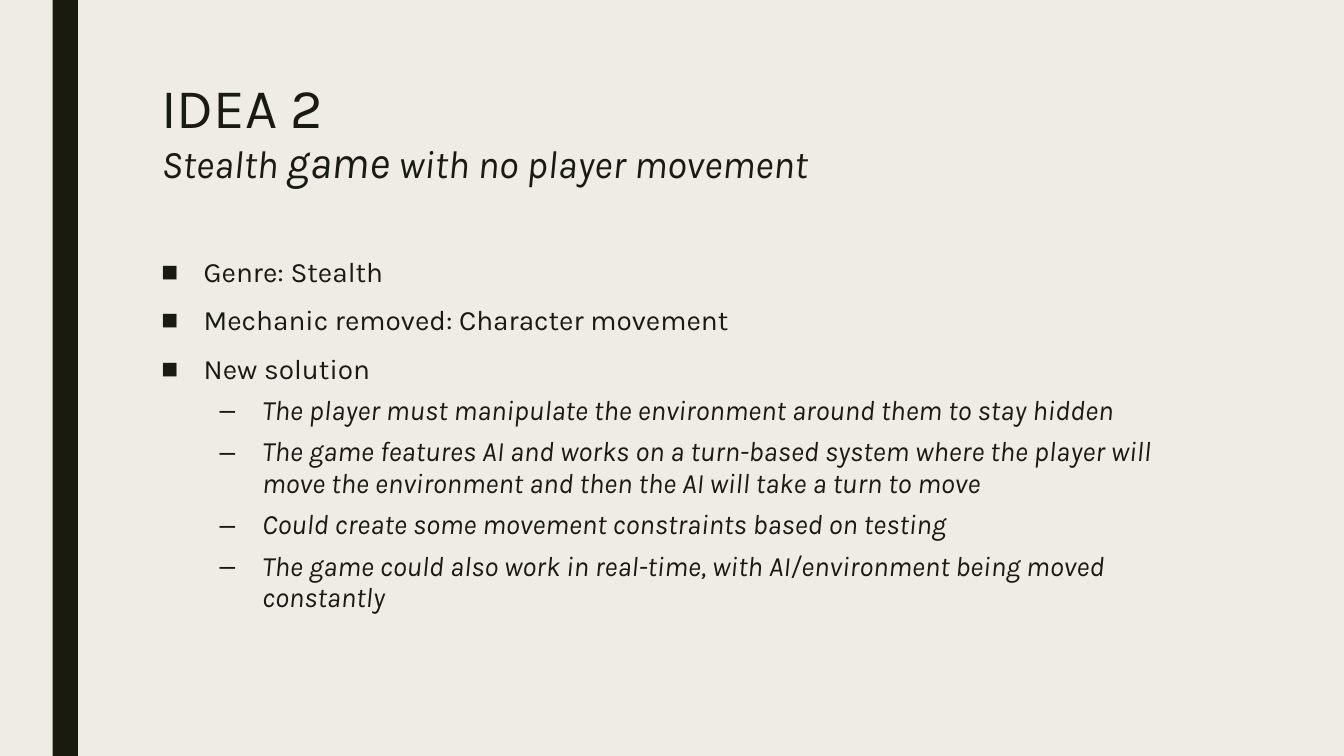
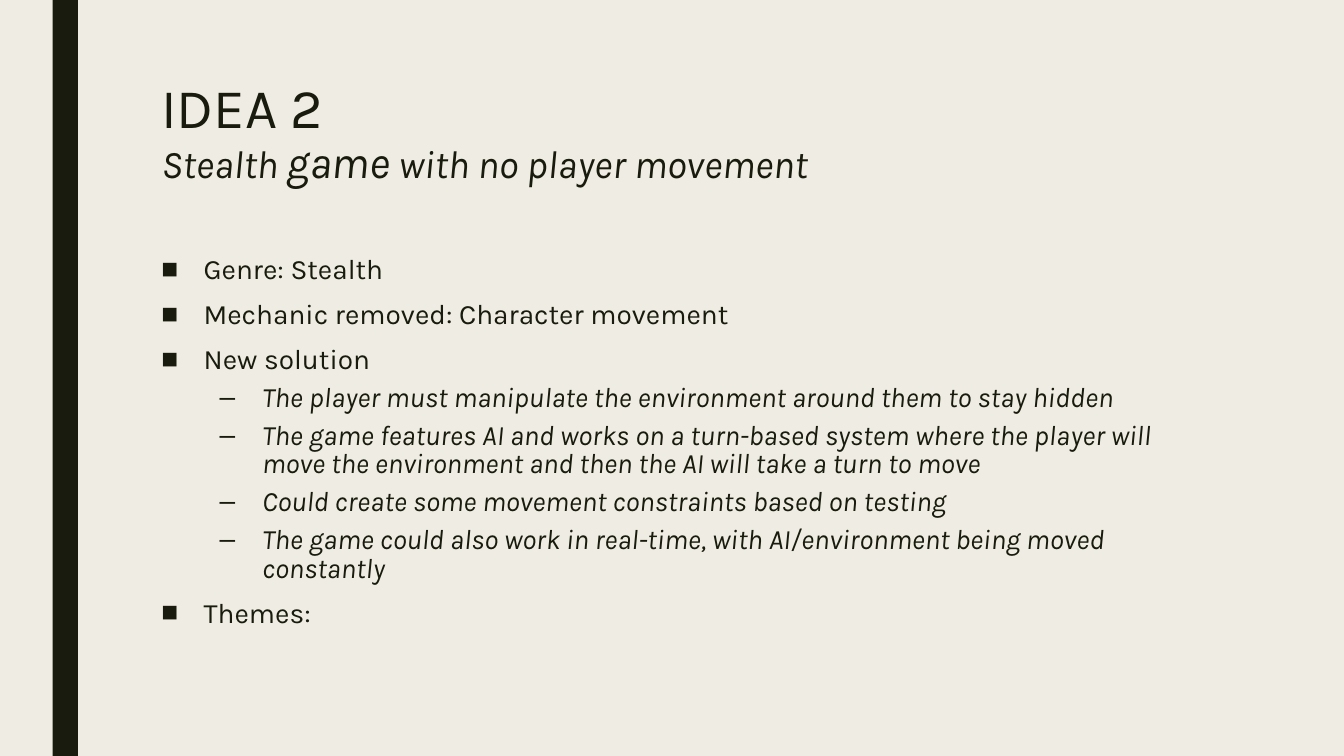
Before and after one commit to UoSGroupProjects1819/design-masterclass-l6_dmc_02, a slide deck: slide 7 of Research/Research and Ideas - Amy.pptx (slide 6 before the commit). Drawn at 1344x756 pixels with LibreOffice and Linux fonts; fonts in the diff are those of the drawing. Boxes give left, top, right and bottom in pixels: in the first picture for what was removed or moved away, otherwise in the second. Text is boxed around its words. In the diff, an @@ line names an element or a change of style, - is before the commit and + after.

```diff
--- a/Research/Research and Ideas - Amy.pptx
+++ b/Research/Research and Ideas - Amy.pptx
@@ text at <box>204,260,1151,585</box>: line spacing 0.94 to 0.84 @@
@@ text at <box>204,604,311,624</box>: paragraph added @@
+■ Themes:
```
Also in this commit, not shown: 2 other slides changed, 2 slides added, 1 slide removed.
